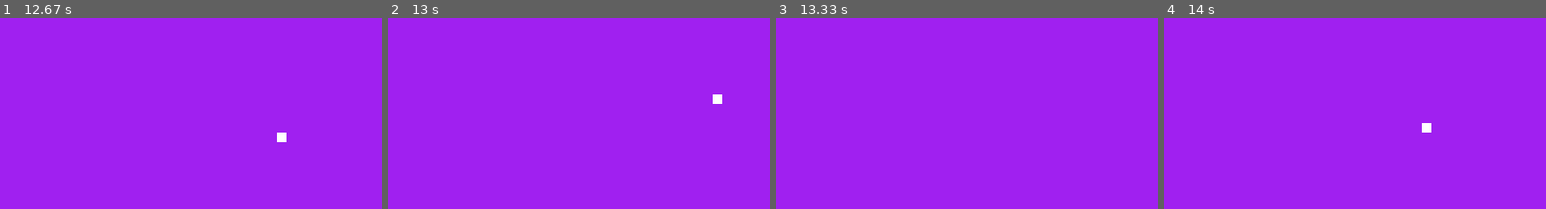
Above: before the commit, frames 1-4 (left to right).
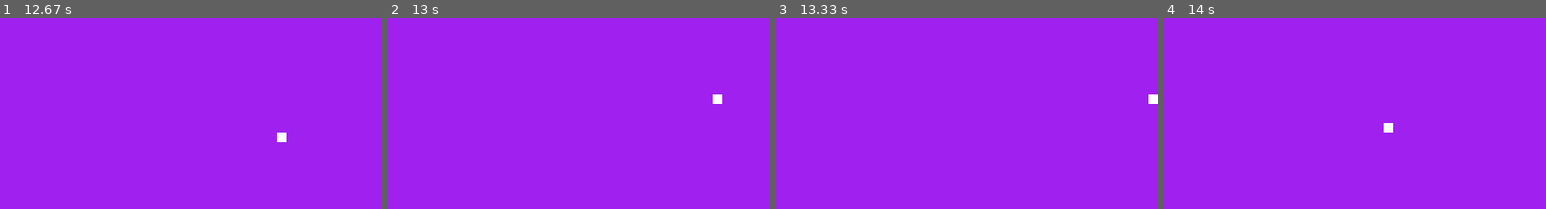
Above: after the commit, the same moments.

Repository: JPaoloMaloles/Pygame-Shooter
Game: pygame game, started from gamecycle.py
Same seed, same stepped clock (60 frames per second), same inputs: the game is played once before the commit and once after it.
Inputs:
- Up to frame 1 (12.67 s): tap Space at 0.33 s; hold W 0.67-1.13 s; hold D 1.17-1.8 s; hold S 1.83-2.2 s; hold A 2.23-2.7 s; hold D 2.73-3.2 s; hold W 3.23-3.53 s; hold D 3.57-4.03 s; hold A 4.07-4.6 s; hold S 4.63-4.93 s; hold A 4.97-5.37 s; hold W 5.4-5.77 s; hold D 5.8-6.43 s; hold S 6.47-6.83 s; hold A 6.87-7.33 s; hold D 7.37-7.83 s; hold W 7.87-8.17 s; hold D 8.2-8.67 s; hold A 8.7-9.23 s; hold S 9.27-9.57 s; hold A 9.6-10 s; hold W 10.03-10.4 s; hold D 10.43-11.07 s; hold S 11.1-11.47 s; hold A 11.5-11.97 s; hold D 12-12.47 s; hold W from 12.5 s (still down)
- Up to frame 2 (13 s): release W at 12.8 s; hold D from 12.83 s (still down)
- Up to frame 3 (13.33 s): release D at 13.3 s
- Up to frame 4 (14 s): hold A 13.33-13.87 s; hold S from 13.9 s (still down)
The pictures show only the part of the screen within x 50-100%, y 0-50%; the shares and areas given below are measured in that part.

Frames 1-2 are identical in both runs. In frame 3, 0.1% of the frame differs, in the area x 97-100%, y 40-45%; in frame 4, 0.2%, in the area x 57-70%, y 55-60%.

Commit message:
player boundaries

Diff:
--- /dev/null
+++ b/Projectiles.py
@@ -0,0 +1,4 @@
+import pygame
+class ProjectileClass():
+    def __init__(self, input):
+        self
--- a/gamecycle.py
+++ b/gamecycle.py
@@ -3,6 +3,8 @@
 import random
 import time
 from Player import PlayerClass
+import Projectiles
+
 
 pygame.init()
 display_surface = pygame.display.set_mode((800,400))
@@ -11,6 +13,21 @@
 player_objects = [] #Make sure when ending games to set this to 0
 clock = pygame.time.Clock()
 dt = 0
+
+def out_of_bounds(player_position, player_surface):
+    # stops player from leaving the screen
+    if player_position.x > display_surface.get_width() - player_surface.get_width():
+        player_position.x = display_surface.get_width() - player_surface.get_width()
+        print('right boundary')
+    if player_position.x < 0:
+        player_position.x = 0
+        print('left boundary')
+    if player_position.y > display_surface.get_height() - player_surface.get_height():
+        player_position.y = display_surface.get_height() - player_surface.get_height()
+        print('bottom boundary')
+    if player_position.y < 0:
+        player_position.y = 0
+        print('top boundary')
 
 # ------------------------------------------------------ game cycle
 while running:
@@ -58,11 +75,15 @@
         if keys[pygame.K_d]:
             player_position.x += 300 * dt
 
-    # ------------------------------------------------------ rendering graphics
+        print(f'@@@@@@@@@@@@@ {player_position.x}')
+        print(f'~~~~~~~~~~~~~ {player_position.y}')
+        # out_of_bounds(player_position)
+
+
+        # ------------------------------------------------------ rendering graphics
         display_surface.fill('Purple')
         for player in player_objects:
-            print(len(player_objects))
-            print(player)
+            out_of_bounds(player_position, player.player_surface)
             player.render(display_surface, player_position)
             # display_surface.blit(player.player_surface, player_rect)
         pygame.display.flip()
Empty file removed: Projectile.py
